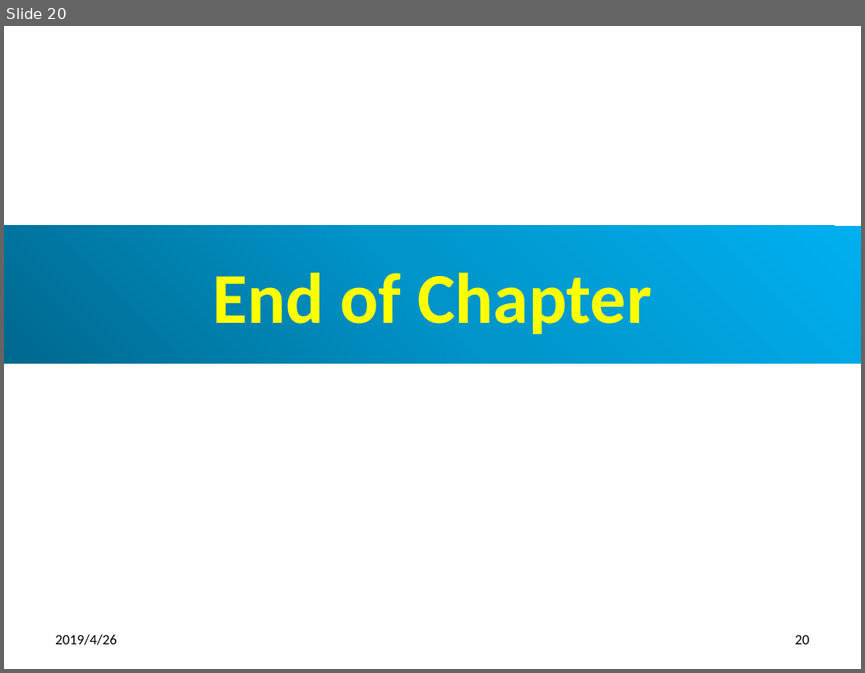
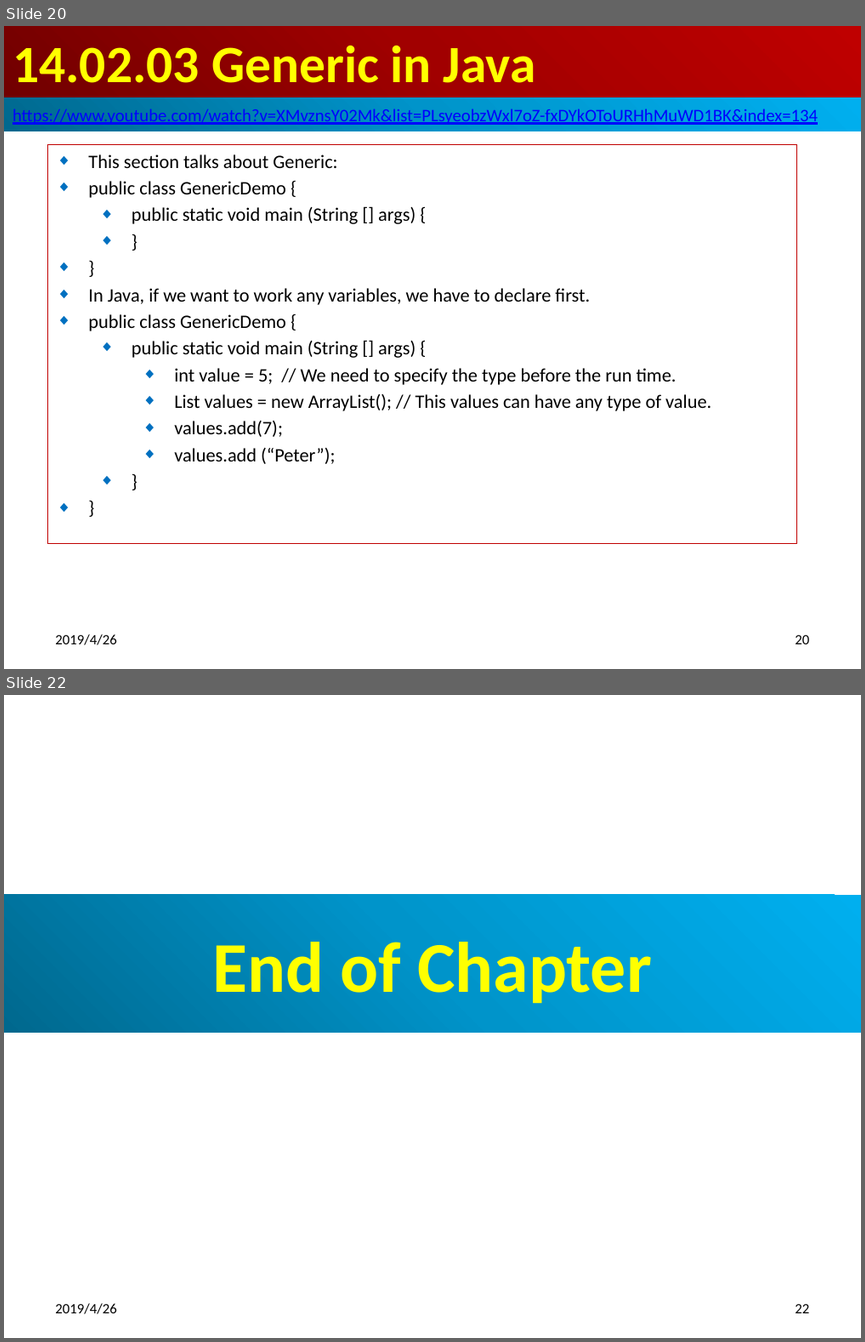
Before and after one commit to peterhchen/100-Java-Topic, a slide deck: 14_01_13_CollectionGeneric/ch1402_CollectionGenericPractical/1402_CollectionGenericPractical.pptx. Shown one above the other, each under a label of ours: slide 20 before the commit, slides 20 and 22 after it; the slides between them are not shown. The pictures are 865x673 and 865x1342 pixels, drawn with LibreOffice and Linux fonts; fonts in the diff are those of the drawing. Boxes give left, top, right and bottom in pixels: in the first picture for what was removed or moved away, otherwise in the second. Text is boxed around its words. In the diff, an @@ line names an element or a change of style, - is before the commit and + after.

```diff
--- a/14_01_13_CollectionGeneric/ch1402_CollectionGenericPractical/1402_CollectionGenericPractical.pptx
+++ b/14_01_13_CollectionGeneric/ch1402_CollectionGenericPractical/1402_CollectionGenericPractical.pptx
@@ slide 20 added at (4,26,861,669), background #FFFFFF @@
@@ title added at (4,26,861,98), fill gradient #720000 to #A20000 to #C00000, 44 pt, text #FFFF00, bold @@
+14.02.03 Generic in Java
@@ rectangle added at (4,98,861,131), fill gradient #00688E to #0094CA to #00B0F0, 14.8 pt, text #0000FF, underline @@
+https://www.youtube.com/watch?v=XMvznsY02Mk&list=PLsyeobzWxl7oZ-fxDYkOToURHhMuWD1BK&index=134
@@ subtitle added at (47,145,796,544), outline #C00000 0.75 pt, 16 pt, text #000000 @@
+◆ This section talks about Generic:
+◆ public class GenericDemo {
+  ◆ public static void main (String [] args) {
+  ◆ }
+◆ }
+◆ In Java, if we want to work any variables, we have to declare first.
+◆ public class GenericDemo {
+  ◆ public static void main (String [] args) {
+    ◆ int value = 5; // We need to specify the type before the run time.
+    ◆ List values = new ArrayList(); // This values can have any type of value.
+    ◆ values.add(7);
+    ◆ values.add (“Peter”);
+  ◆ }
+◆ }
@@ text added at (55,634,116,645), 12 pt, text #000000 @@
+2019/4/26
@@ page number added at (794,635,809,644), 12 pt, text #000000 @@
+20
@@ what was slide 20 is now slide 22 @@
@@ page number at (794,1304,809,1313): text changed @@
-20
+22
```
Also in this commit, not shown: 2 other slides added, 1 slide removed.
